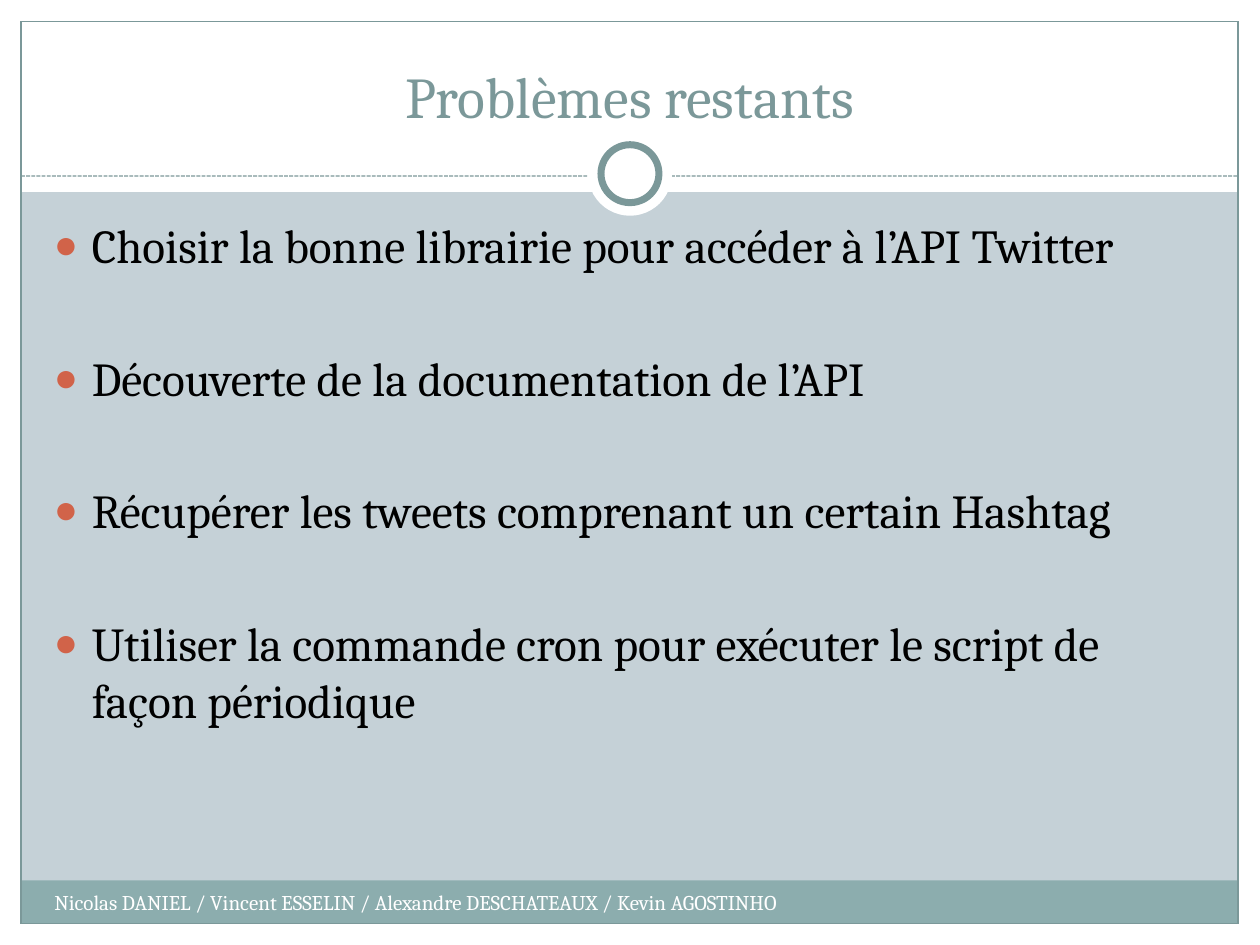
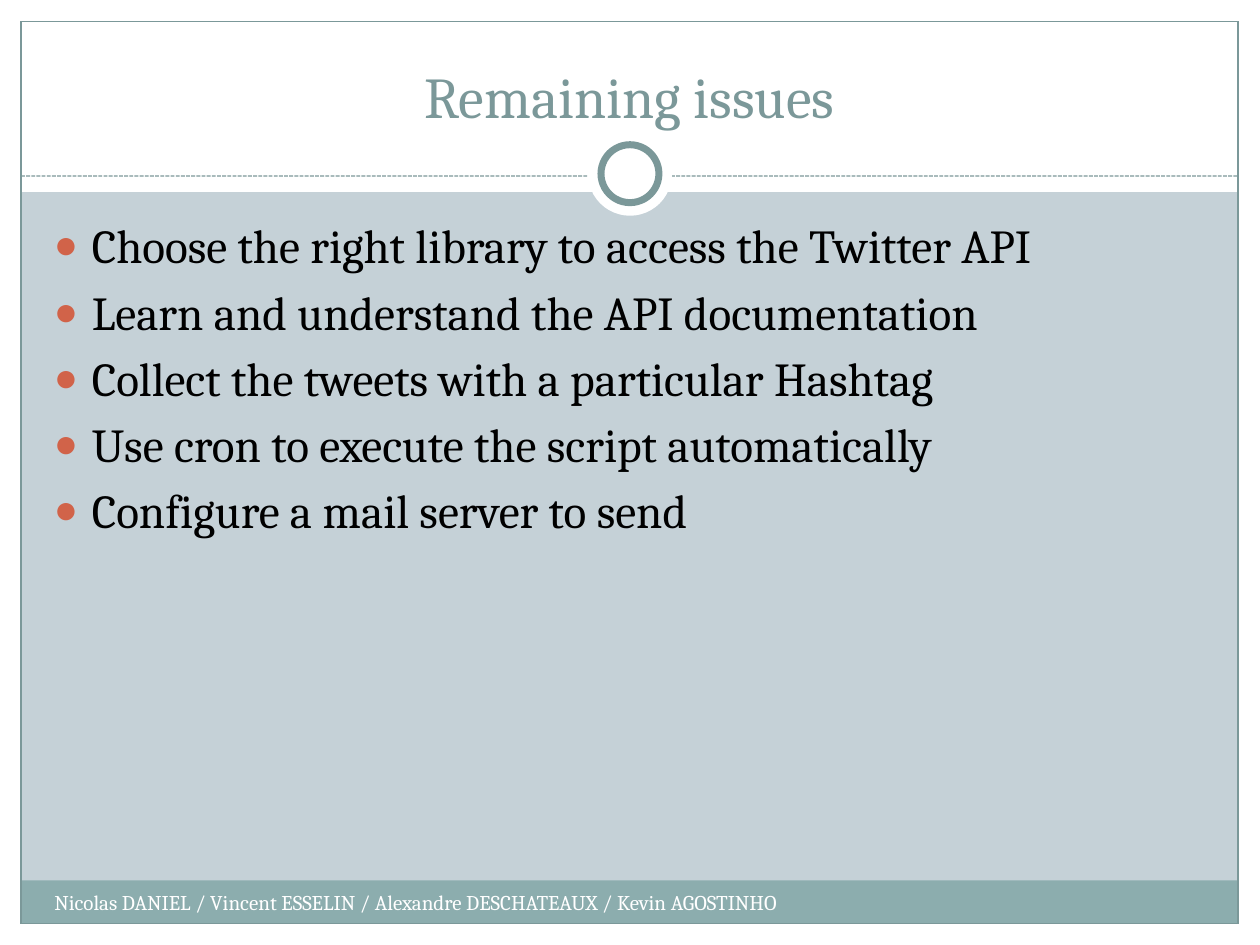
Before and after one commit to kiago/isepse2014, a slide deck: slide 4 of esselin.vincent/PPT Projet 2.pptx. Drawn at 1260x945 pixels with LibreOffice and Linux fonts; fonts in the diff are those of the drawing. Boxes give left, top, right and bottom in pixels: in the first picture for what was removed or moved away, otherwise in the second. Text is boxed around its words. In the diff, an @@ line names an element or a change of style, - is before the commit and + after.

```diff
--- a/esselin.vincent/PPT Projet 2.pptx
+++ b/esselin.vincent/PPT Projet 2.pptx
@@ title at <box>424,79,835,131</box>: text changed @@
-Problèmes restants
+Remaining issues
@@ text at <box>92,230,1031,538</box>: text changed @@
-● Choisir la bonne librairie pour accéder à l’API Twitter
-● Découverte de la documentation de l’API
-● Récupérer les tweets comprenant un certain Hashtag
-● Utiliser la commande cron pour exécuter le script de façon périodique
+● Choose the right library to access the Twitter API
+● Learn and understand the API documentation
+● Collect the tweets with a particular Hashtag
+● Use cron to execute the script automatically
+● Configure a mail server to send
```
Also in this commit, not shown: 3 other slides changed.
